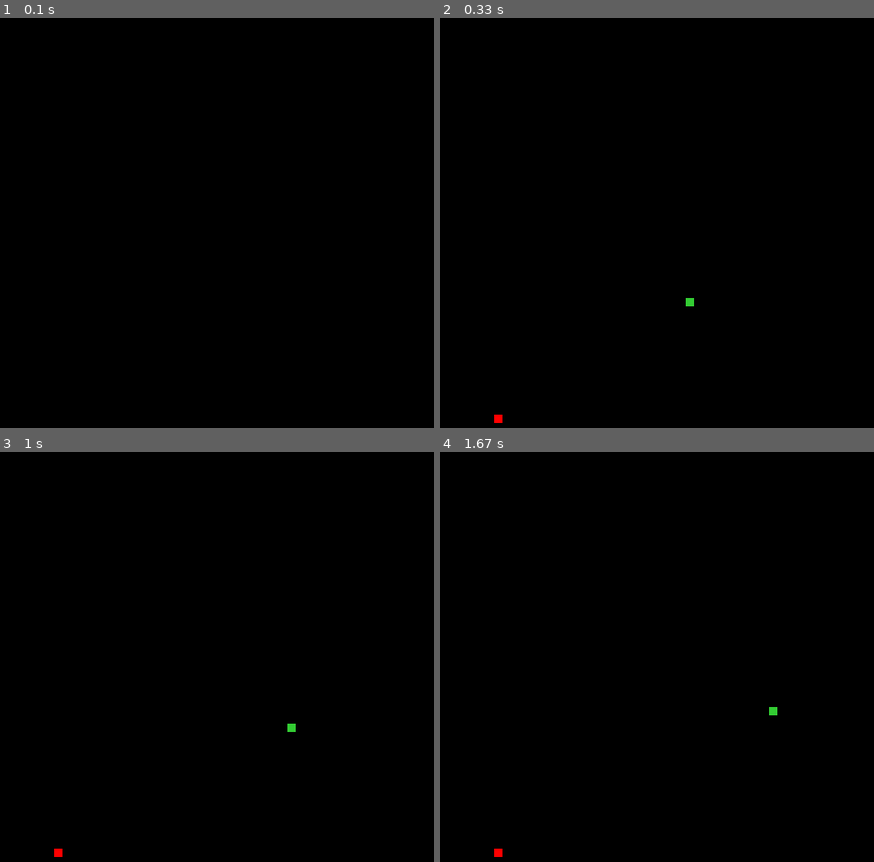
Above: before the commit, frames 1-4 (two rows, left to right).
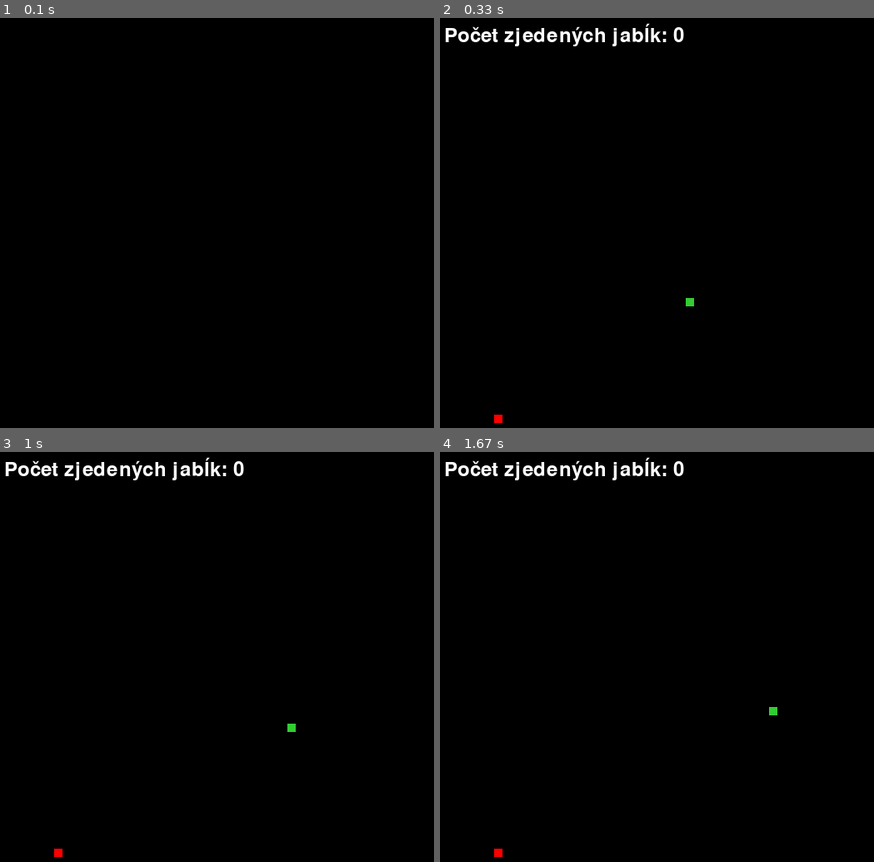
Above: after the commit, the same moments.

Repository: JanKurdila/pygame_snake
Game: pygame game, started from main.py
Two runs of this game, one before a commit and one after it. Both use one fixed random seed, a clock stepped at 60 frames per second and the inputs below.
Inputs:
- Up to frame 1 (0.1 s): no input
- Up to frame 2 (0.33 s): no input
- Up to frame 3 (1 s): hold Right 0.33-0.8 s; hold Up from 0.83 s (still down)
- Up to frame 4 (1.67 s): release Up at 1.13 s; hold Right 1.17-1.63 s

Frame 1 is identical in both runs. In frame 2, 1.0% of the frame differs, in the area x 1-57%, y 1-7%; in frame 3, 1.0%; in frame 4, 1.0%.

Commit message:
10) Pridanie počítadla - Počet zjedenýcj jabĺk

Diff:
--- a/main.py
+++ b/main.py
@@ -54,6 +54,7 @@
     had = [[config.ROZLISENIE[0]//2, config.ROZLISENIE[1]//2]]
     smer = "DOWN" # Definujeme defaultný smer
     jablko = generate_apple(config.ROZLISENIE, config.VELKOST_JABLKA)
+    pocitadlo_zjedenych_jablk = 0  # Zavednie počítadla pre zjedené jablka
 
     while True:
         # Ak vypnem okno, musím vypnuť pygame
@@ -71,6 +72,7 @@
         had.insert(0, new_position)
 
         if is_colision(had[0], jablko):
+            pocitadlo_zjedenych_jablk += 1
             print('NASTALA KOLIZIA')
             jablko = generate_apple(config.ROZLISENIE, config.VELKOST_HADA)
         else:
@@ -96,6 +98,11 @@
         # Vykreslenie jablka
         pygame.draw.rect(window, config.FARBA_JABLKA, pygame.Rect(jablko[0], jablko[1], config.VELKOST_JABLKA, config.VELKOST_JABLKA))
 
+         # Vypis pocitadla
+        font = pygame.font.Font(None, 36)
+        pocitadlo_text = font.render("Počet zjedených jabĺk: " + str(pocitadlo_zjedenych_jablk), True, (255, 255, 255))
+        window.blit(pocitadlo_text, (10, 10))
+
         pygame.display.update()
 
         # Spomalenie cyklu
